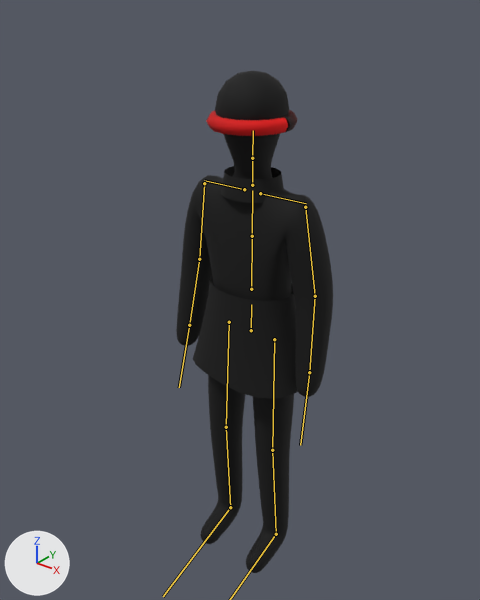
A saved change to the glTF model public/models/keeper.glb.
Both versions are drawn from a 50 mm lens placed at (1.174, -1.527, 1.974), pointed at (-0.114, 0.082, 0.977). Arrows for +X, +Y and +Z are at lower left; the lights stay in place. The picture after the commit comes second. The bones that bend it are drawn over the model as lines.

Names of what the first picture shows: 'Keeper'.
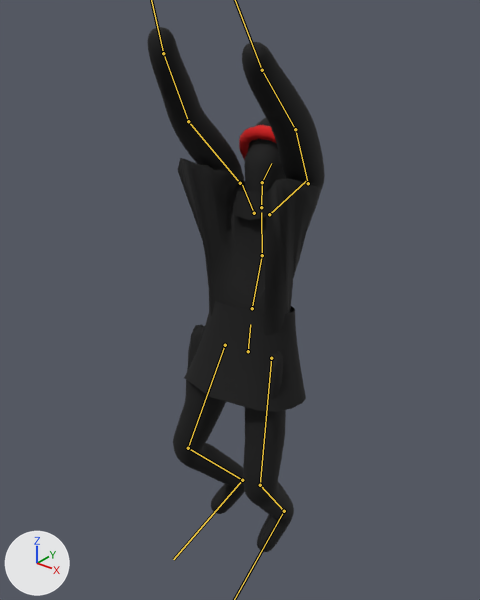
The newer file adds an action. The first version stands in its rest pose; the second is drawn at frame 76 of the action 'viggle_point'.

Where the change shows, as pixel boxes (x1, y1, x2, y2) in the pictures (480 x 600 px):
'Keeper', posed (13% wider): before (176, 71, 333, 573); after (148, 27, 325, 552)
bone 'hips', root to tip: before (251, 330) to (251, 304); after (248, 351) to (250, 324)
bone 'spine', root to tip: before (251, 289) to (252, 236); after (252, 308) to (262, 255)
bone 'chest', root to tip: before (252, 236) to (252, 190); after (262, 255) to (261, 212)
bone 'neck', root to tip: before (252, 185) to (252, 158); after (261, 207) to (262, 182)
bone 'head', root to tip: before (252, 158) to (253, 130); after (262, 182) to (271, 163)
bone 'shoulder.L', root to tip: before (260, 193) to (306, 203); after (269, 214) to (306, 181)
bone 'upperarm.L', root to tip: before (305, 207) to (315, 296); after (308, 183) to (295, 129)
bone 'forearm.L', root to tip: before (315, 296) to (309, 372); after (295, 129) to (262, 70)
bone 'shoulder.R', root to tip: before (244, 189) to (204, 180); after (254, 213) to (240, 180)
bone 'upperarm.R', root to tip: before (204, 183) to (199, 259); after (240, 183) to (188, 121)
bone 'forearm.R', root to tip: before (199, 259) to (189, 325); after (188, 121) to (163, 53)
bone 'thigh.L', root to tip: before (274, 339) to (272, 450); after (271, 358) to (260, 485)
bone 'shin.L', root to tip: before (272, 450) to (276, 534); after (260, 485) to (284, 511)
bone 'thigh.R', root to tip: before (229, 322) to (226, 427); after (225, 345) to (188, 448)
bone 'shin.R', root to tip: before (226, 427) to (230, 507); after (188, 448) to (242, 480)
bone 'foot.R', root to tip: before (230, 507) to (163, 596); after (242, 480) to (173, 559)

What the commit changed:
Bone 'hips' (bone_hips) moves from (0.0, 0.0, 0.0) to (-0.031, -0.101, -0.022).
Bone 'hips' (bone_hips) turns from (0, 0, 0) to (-14, 5, 3) degrees about its own x, y and z.
Bone 'spine' (bone_spine) turns from (0, 0, 0) to (-8, 0, -1) degrees about its own x, y and z.
Bone 'chest' (bone_chest) turns from (0, 0, 0) to (15, -3, 4) degrees about its own x, y and z.
Bone 'neck' (bone_neck) turns from (0, 0, 0) to (-6, -1, 2) degrees about its own x, y and z.
Bone 'head' (bone_head) turns from (0, 0, 0) to (-38, -1, -1) degrees about its own x, y and z.
Bone 'shoulder.L' (bone_shoulder_l) turns from (0, 0, 0) to (42, 0, 23) degrees about its own x, y and z.
Bone 'upperarm.L' (bone_upperarm_l) turns from (0, 0, 0) to (-88, -46, -41) degrees about its own x, y and z.
Bone 'forearm.L' (bone_forearm_l) turns from (0, 0, 0) to (0, -12, -2) degrees about its own x, y and z.
Bone 'hand.L' (bone_hand_l) turns from (0, 0, 0) to (3, -16, -13) degrees about its own x, y and z.
Bone 'shoulder.R' (bone_shoulder_r) turns from (0, 0, 0) to (36, 4, -32) degrees about its own x, y and z.
Bone 'upperarm.R' (bone_upperarm_r) turns from (0, 0, 0) to (-110, 50, 17) degrees about its own x, y and z.
Bone 'forearm.R' (bone_forearm_r) turns from (0, 0, 0) to (-15, 13, 1) degrees about its own x, y and z.
Bone 'hand.R' (bone_hand_r) turns from (0, 0, 0) to (2, -6, 15) degrees about its own x, y and z.
Bone 'thigh.L' (bone_thigh_l) turns from (0, 0, 0) to (-6, -4, -4) degrees about its own x, y and z.
Bone 'shin.L' (bone_shin_l) turns from (0, 0, 0) to (54, -6, 6) degrees about its own x, y and z.
Bone 'foot.L' (bone_foot_l) turns from (0, 0, 0) to (-11, 6, 12) degrees about its own x, y and z.
Bone 'thigh.R' (bone_thigh_r) turns from (0, 0, 0) to (-1, 9, 13) degrees about its own x, y and z.
Bone 'shin.R' (bone_shin_r) turns from (0, 0, 0) to (54, 6, -5) degrees about its own x, y and z.
Bone 'foot.R' (bone_foot_r) turns from (0, 0, 0) to (-23, 0, 1) degrees about its own x, y and z.
